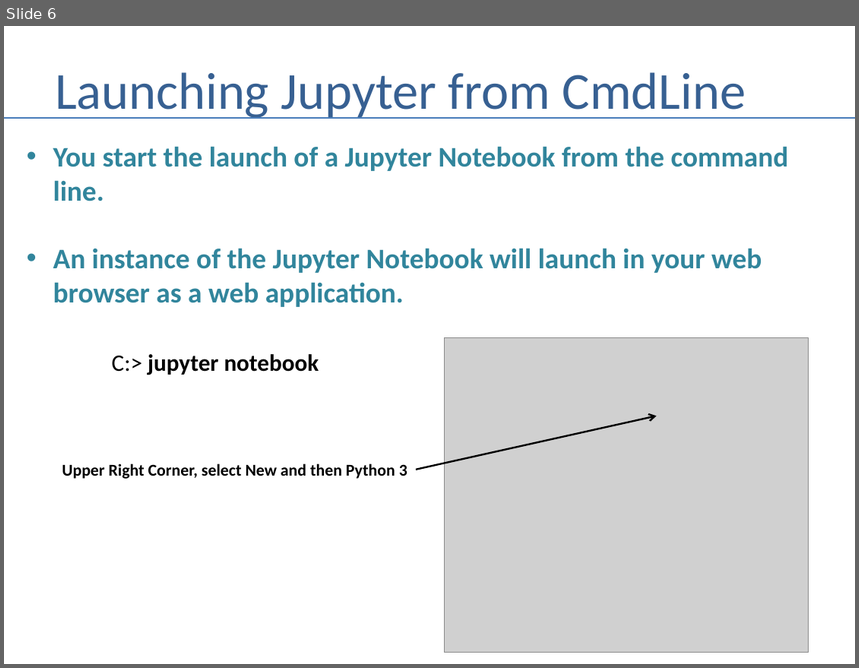
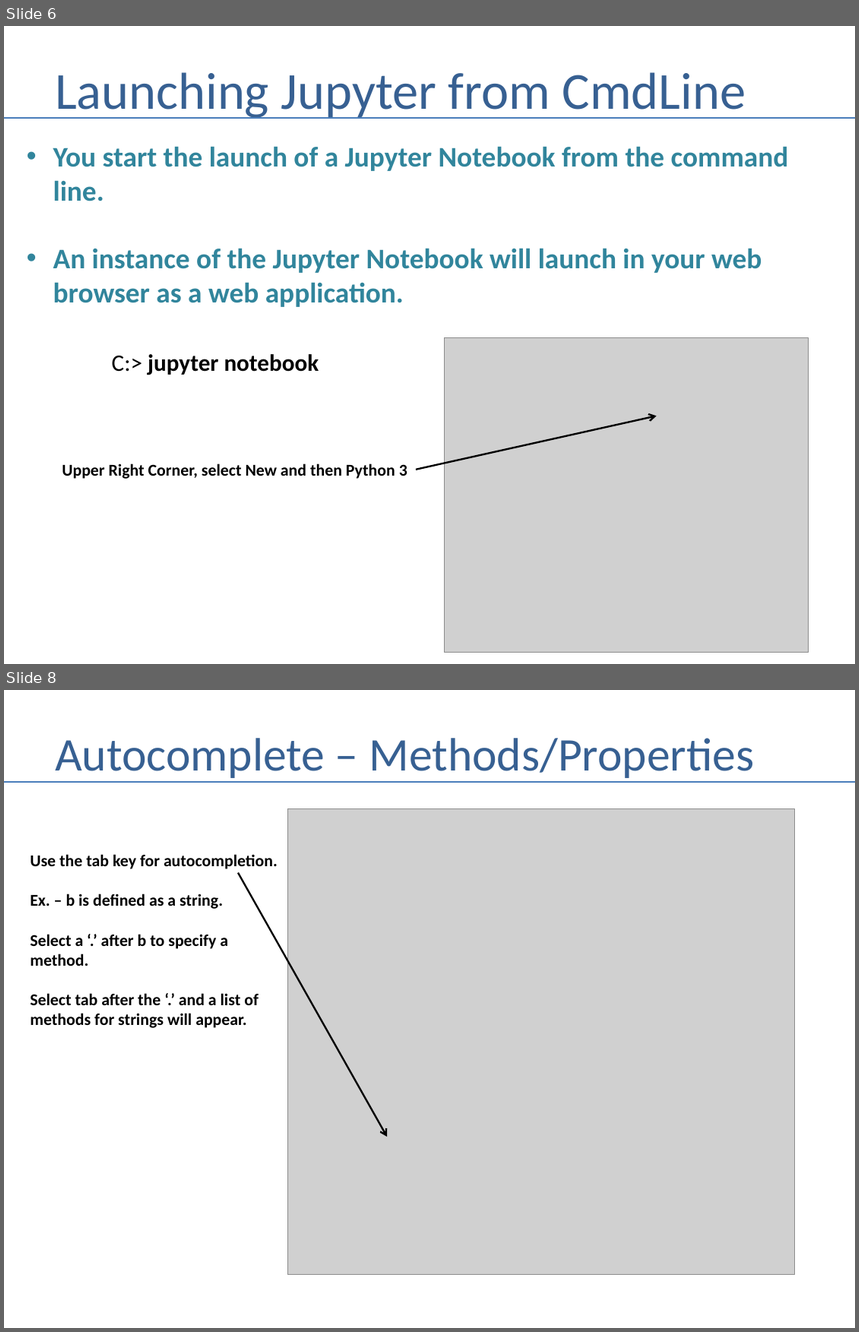
Before and after one commit to andrewferlitsch/Portland-Data-Science-Group, a slide deck: Presentations/Python - Jupyter.pptx. Shown one above the other, each under a label of ours: slide 6 before the commit, slides 6 and 8 after it; the slides between them are not shown. The pictures are 859x668 and 859x1332 pixels, drawn with LibreOffice and Linux fonts; fonts in the diff are those of the drawing; grey boxes stand for pictures. Boxes give left, top, right and bottom in pixels: in the first picture for what was removed or moved away, otherwise in the second. Text is boxed around its words. In the diff, an @@ line names an element or a change of style, - is before the commit and + after.

```diff
--- a/Presentations/Python - Jupyter.pptx
+++ b/Presentations/Python - Jupyter.pptx
@@ slide 8 added at (x1=4, y1=690, x2=855, y2=1328), background #FFFFFF @@
@@ title added at (x1=55, y1=738, x2=755, y2=782), 39.6 pt, text #376092 @@
+Autocomplete – Methods/Properties
@@ line added from (4, 782) to (855, 782), #4B7EBC 1.5 pt @@
@@ picture added at (x1=287, y1=809, x2=794, y2=1274) @@
@@ text added at (x1=30, y1=854, x2=278, y2=1028), 14 pt, text #000000, bold @@
+Use the tab key for autocompletion.
+Ex. – b is defined as a string.
+Select a ‘.’ after b to specify a
+method.
+Select tab after the ‘.’ and a list of
+methods for strings will appear.
@@ arrow added from (238, 873) to (387, 1137), #000000 1.5 pt @@
```
Also in this commit, not shown: 1 slide changed, 2 other slides added.
